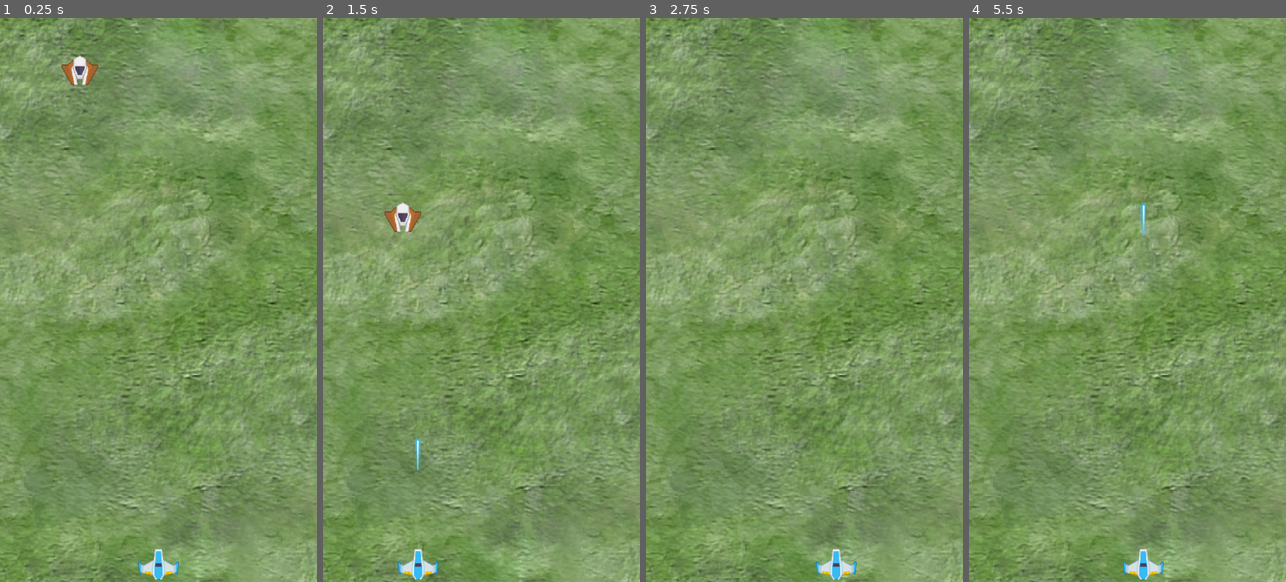
Above: before the commit, frames 1-4 (left to right).
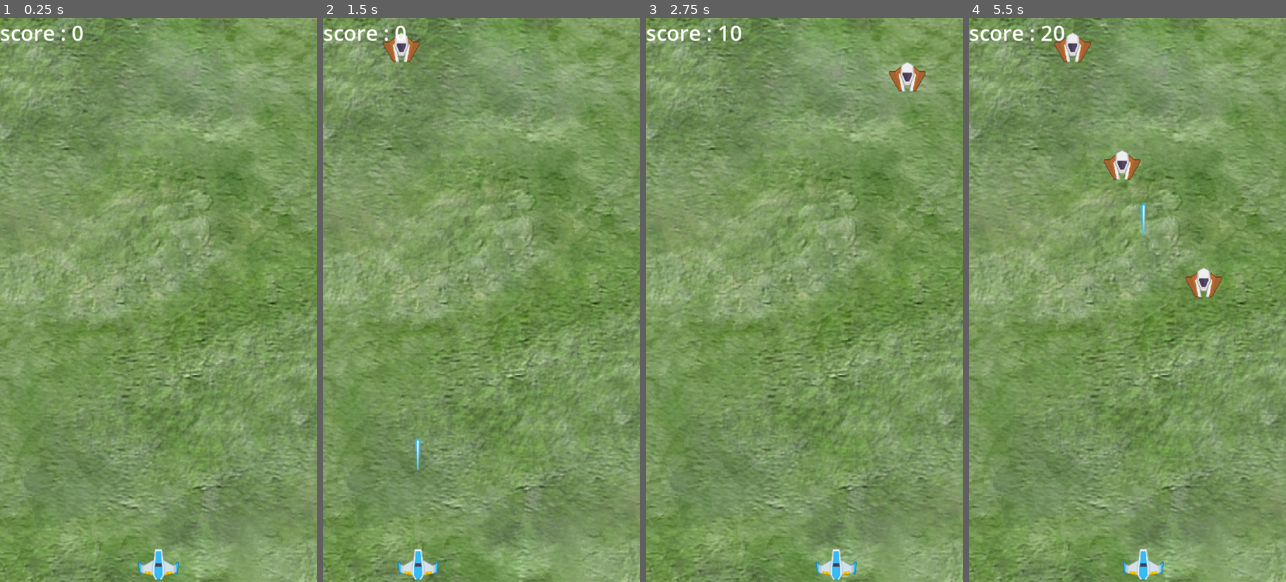
Above: after the commit, the same moments.

Repository: VirtRaider/RatRace
Game: Godot game, scene res://Main.tscn
Same seed, same stepped clock (60 frames per second), same inputs: the game is played once before the commit and once after it.
Inputs (mouse positions are in pixels of both pictures, inside the frame that each line leads up to):
- Up to frame 1 (0.25 s): no input
- Up to frame 2 (1.5 s): move the mouse to (551, 271) at 0.52 s; click (551, 271) at 0.6 s; move the mouse to (418, 328) at 1.27 s; click (418, 328) at 1.35 s
- Up to frame 3 (2.75 s): move the mouse to (836, 175) at 2.02 s; click (836, 175) at 2.1 s
- Up to frame 4 (5.5 s): move the mouse to (1111, 412) at 2.77 s; click (1111, 412) at 2.85 s; move the mouse to (1222, 384) at 3.52 s; click (1222, 384) at 3.6 s; move the mouse to (1032, 215) at 4.27 s; click (1032, 215) at 4.35 s; move the mouse to (1143, 300) at 5.02 s; click (1143, 300) at 5.1 s

The runs differ from the first frame. In frame 1, 0.6% of the frame differs, in the area x 0-31%, y 1-12%; in frame 2, 1.0%; in frame 3, 0.7%; in frame 4, 1.4%, in the area x 0-80%, y 1-50%.

Commit message:
Added enemy spawning and Scoreboard

Diff:
--- a/Main.tscn
+++ b/Main.tscn
@@ -6,6 +6,11 @@
 [ext_resource type="PackedScene" uid="uid://c2eme32qh570b" path="res://laser.tscn" id="4_unewu"]
 [ext_resource type="PackedScene" uid="uid://cyjieop4wmhs5" path="res://enemy.tscn" id="5_0fp7h"]
 [ext_resource type="Script" path="res://enemySpawner.gd" id="6_boqqx"]
+[ext_resource type="Script" path="res://timer.gd" id="7_64fcd"]
+[ext_resource type="Script" path="res://scorelabel.gd" id="7_hkt4s"]
+
+[sub_resource type="LabelSettings" id="LabelSettings_67nj8"]
+font_size = 36
 
 [node name="Main" type="Node2D"]
 
@@ -25,7 +30,19 @@
 scale = Vector2(0.7, 0.7)
 texture = ExtResource("3_8j20p")
 
-[node name="Enemy" parent="." instance=ExtResource("5_0fp7h")]
-
 [node name="EnemySpawner" type="Node2D" parent="."]
 script = ExtResource("6_boqqx")
+enemy_tscn = ExtResource("5_0fp7h")
+
+[node name="Timer" type="Timer" parent="EnemySpawner"]
+autostart = true
+script = ExtResource("7_64fcd")
+
+[node name="ScoreLabel" type="Label" parent="."]
+offset_right = 40.0
+offset_bottom = 23.0
+text = "Score : 0"
+label_settings = SubResource("LabelSettings_67nj8")
+script = ExtResource("7_hkt4s")
+
+[connection signal="timeout" from="EnemySpawner/Timer" to="EnemySpawner" method="spawn_enemy_ship"]
--- a/enemy.gd
+++ b/enemy.gd
@@ -11,3 +11,6 @@
 func _on_area_entered(area):
 	#laser destory enemy
 	self.queue_free()
+
+	#Increase Score
+	GameState.score_increase()
--- a/enemySpawner.gd
+++ b/enemySpawner.gd
@@ -1,11 +1,13 @@
 extends Node2D
 
+@export var enemy_tscn: PackedScene
 
-# Called when the node enters the scene tree for the first time.
-func _ready():
-	pass # Replace with function body.
+func spawn_enemy_ship():
 
+	var new_enemy = enemy_tscn.instantiate()
+	self.add_child(new_enemy)
 
-# Called every frame. 'delta' is the elapsed time since the previous frame.
-func _process(delta):
-	pass
+	var viewport_width = get_viewport_rect().size.x
+	var rand_x = randf_range(0,viewport_width)
+	new_enemy.position.x = rand_x
+	new_enemy.position.y = -50
--- /dev/null
+++ b/game_state.gd
@@ -0,0 +1,6 @@
+extends Node
+
+var score = 0
+
+func score_increase():
+	score += 10
--- a/project.godot
+++ b/project.godot
@@ -14,6 +14,10 @@
 run/main_scene="res://Main.tscn"
 config/features=PackedStringArray("4.1", "Forward Plus")
 config/icon="res://icon.svg"
+
+[autoload]
+
+GameState="*res://game_state.gd"
 
 [display]
 
--- /dev/null
+++ b/scorelabel.gd
@@ -0,0 +1,4 @@
+extends Label
+
+func _process(delta):
+	self.text = str("score : " , GameState.score)
--- /dev/null
+++ b/timer.gd
@@ -0,0 +1,15 @@
+extends Timer
+
+var random = RandomNumberGenerator.new()
+var timer = Timer.new()
+
+func _ready():
+
+	random.randomize()
+	timer.timeout.connect(_on_timer_timeout)
+
+
+func _on_timer_timeout():
+	print("Spawn")
+	timer.set_wait_time(random.randf_range(0.5,1.5))
+	print(random)
Not shown: 1 places in Main.tscn that only renumber resources
